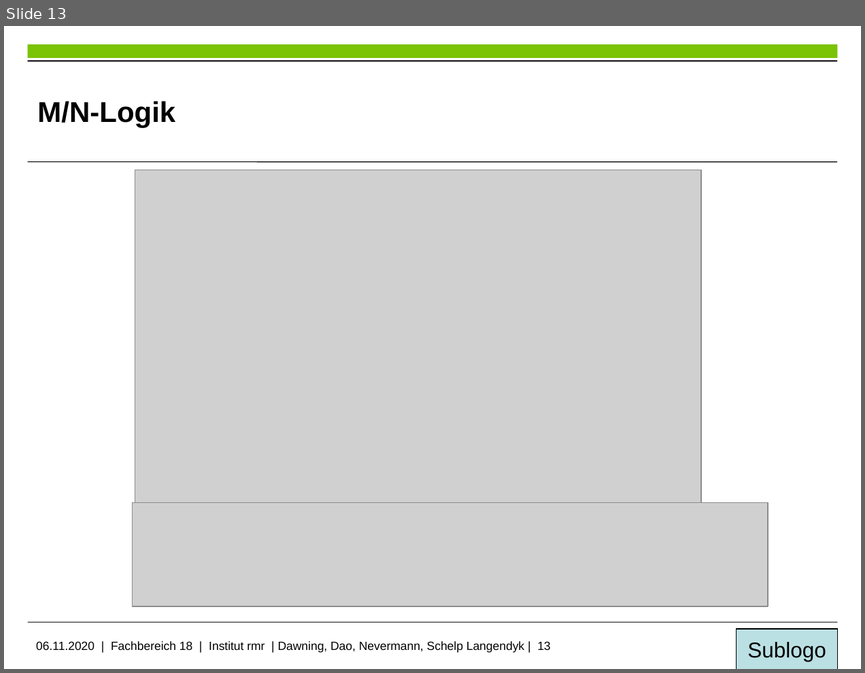
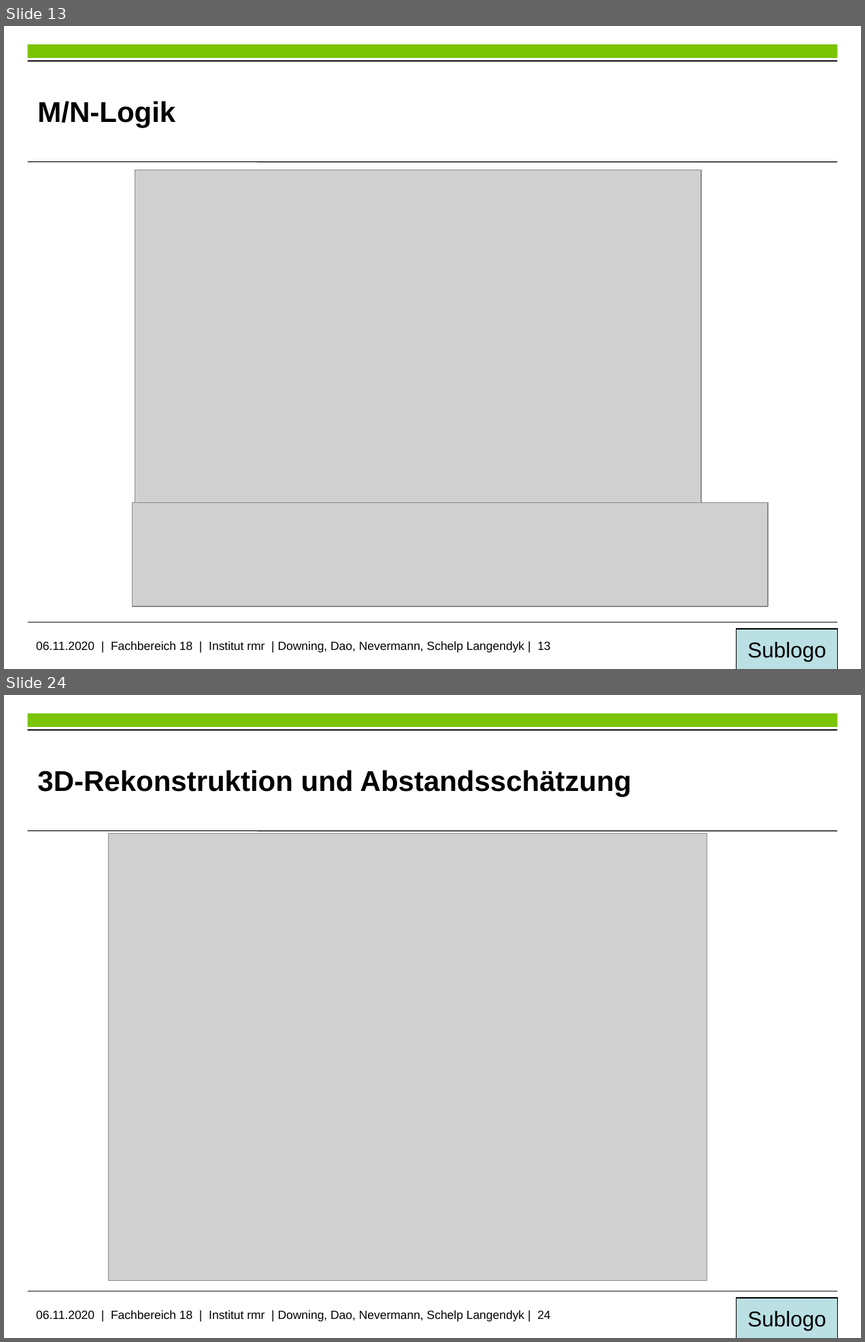
Before and after one commit to PercyDwn/MaritimeHindernisse, a slide deck: Präsentation ProSeminar SoSe20/Hinderniserfassung in maritimer Umgebung.pptx. Shown one above the other, each under a label of ours: slide 13 before the commit, slides 13 and 24 after it; the slides between them are not shown. The pictures are 865x673 and 865x1342 pixels, drawn with LibreOffice and Linux fonts; fonts in the diff are those of the drawing; grey boxes stand for pictures; background and template pictures are left out. Boxes give left, top, right and bottom in pixels: in the first picture for what was removed or moved away, otherwise in the second. Text is boxed around its words. In the diff, an @@ line names an element or a change of style, - is before the commit and + after.

```diff
--- a/Präsentation ProSeminar SoSe20/Hinderniserfassung in maritimer Umgebung.pptx
+++ b/Präsentation ProSeminar SoSe20/Hinderniserfassung in maritimer Umgebung.pptx
@@ slide 24 added at [4, 695, 861, 1338], background #FFFFFF; not listed: 6 template elements that a slide beside it also shows @@
@@ title added at [37, 770, 632, 797], 24 pt, text #000000, bold @@
+3D-Rekonstruktion und Abstandsschätzung
@@ picture added at [109, 833, 707, 1279] @@
@@ slide 13 changed as well @@
@@ text at [36, 641, 550, 652]: text changed @@
-06.11.2020 | Fachbereich 18 | Institut rmr | Dawning, Dao, Nevermann, Schelp Langendyk | 13
+06.11.2020 | Fachbereich 18 | Institut rmr | Downing, Dao, Nevermann, Schelp Langendyk | 13
```
Also in this commit, not shown: 13 other slides changed, 22 other slides added, 1 slide removed, 3 other files.
